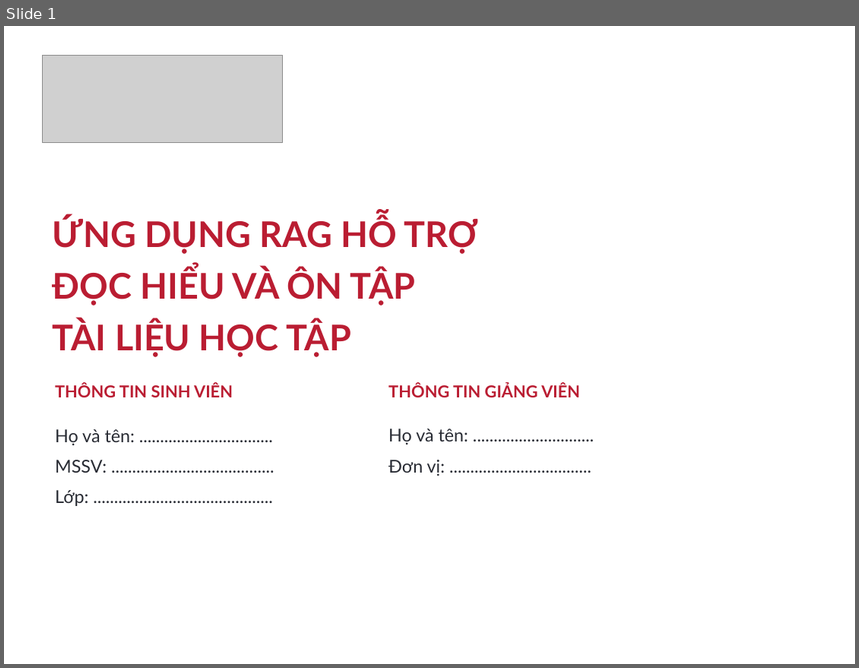
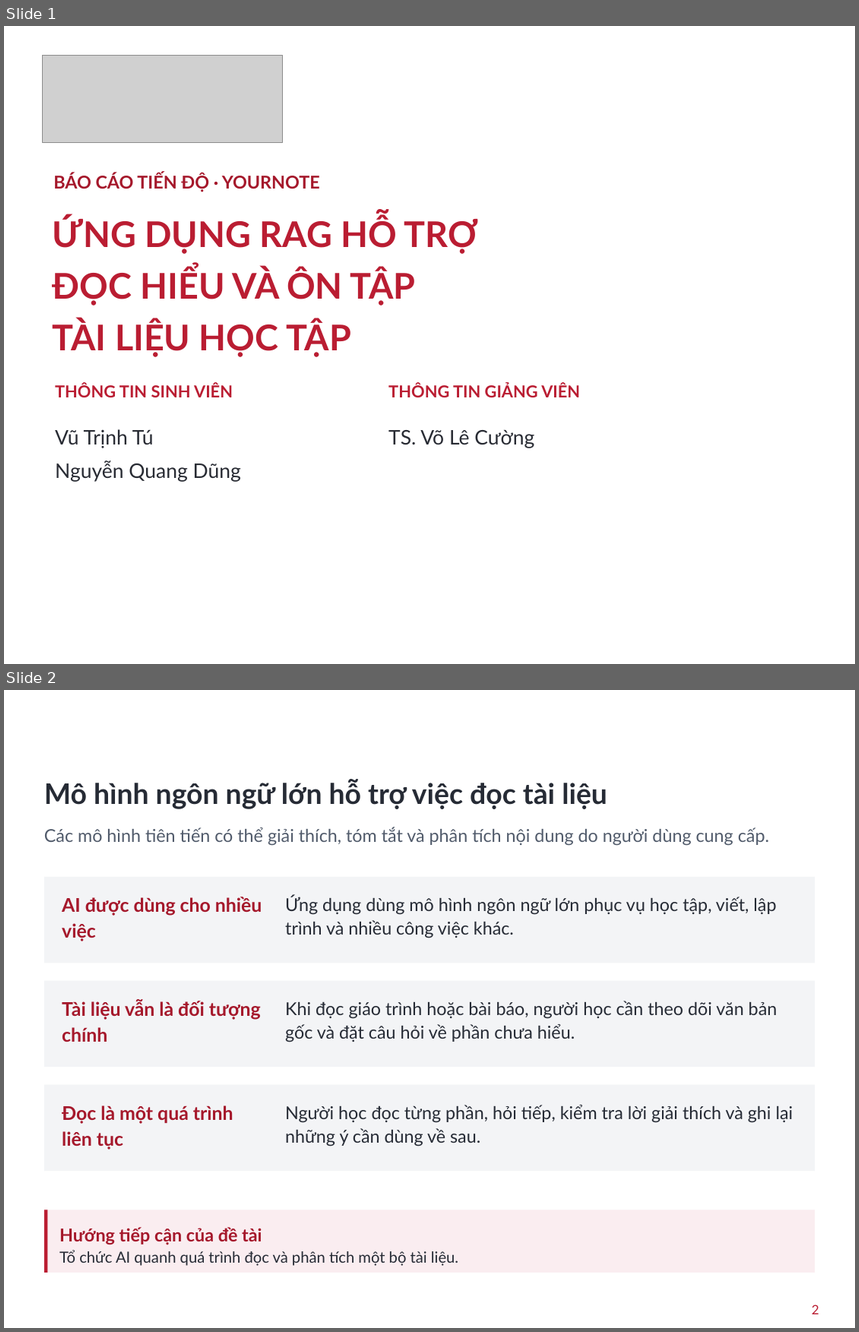
Before and after one commit to Vutu2003/yournote, a slide deck: reports/slide/Research_Notebook_HUST.pptx. Shown one above the other, each under a label of ours: slide 1 before the commit, slides 1 and 2 after it. The pictures are 859x668 and 859x1332 pixels, drawn with LibreOffice and Linux fonts; fonts in the diff are those of the drawing; grey boxes stand for pictures; background and template pictures are left out. Boxes give left, top, right and bottom in pixels: in the first picture for what was removed or moved away, otherwise in the second. Text is boxed around its words. In the diff, an @@ line names an element or a change of style, - is before the commit and + after.

```diff
--- a/reports/slide/Research_Notebook_HUST.pptx
+++ b/reports/slide/Research_Notebook_HUST.pptx
@@ slide 2 added at box(4, 690, 855, 1328), background picture (left out) @@
@@ text added at box(34, 702, 821, 736), 24 pt, text #FFFFFF, bold @@
+BỐI CẢNH
@@ text added at box(44, 780, 607, 809), 24 pt, text #262B35, bold @@
+Mô hình ngôn ngữ lớn hỗ trợ việc đọc tài liệu
@@ text added at box(44, 827, 769, 846), 15 pt, text #515B6B @@
+Các mô hình tiên tiến có thể giải thích, tóm tắt và phân tích nội dung do người dùng cung cấp.
@@ rectangle added at box(44, 876, 815, 962), fill #F3F4F6 @@
@@ text added at box(62, 897, 262, 942), 16 pt, text #A5182B, bold @@
+AI được dùng cho nhiều việc
@@ text added at box(285, 895, 776, 939), 15 pt, text #262B35 @@
+Ứng dụng dùng mô hình ngôn ngữ lớn phục vụ học tập, viết, lập trình và nhiều công việc khác.
@@ rectangle added at box(44, 981, 815, 1067), fill #F3F4F6 @@
@@ text added at box(62, 1000, 261, 1042), 16 pt, text #A5182B, bold @@
+Tài liệu vẫn là đối tượng chính
@@ text added at box(285, 1001, 778, 1043), 15 pt, text #262B35 @@
+Khi đọc giáo trình hoặc bài báo, người học cần theo dõi văn bản gốc và đặt câu hỏi về phần chưa hiểu.
@@ rectangle added at box(44, 1085, 815, 1171), fill #F3F4F6 @@
@@ text added at box(62, 1106, 234, 1149), 16 pt, text #A5182B, bold @@
+Đọc là một quá trình liên tục
@@ text added at box(285, 1105, 794, 1147), 15 pt, text #262B35 @@
+Người học đọc từng phần, hỏi tiếp, kiểm tra lời giải thích và ghi lại những ý cần dùng về sau.
@@ rectangle added at box(44, 1210, 815, 1273), fill #FAEDF0 @@
@@ rectangle added at box(44, 1210, 47, 1273), fill #BA1D32 @@
@@ text added at box(59, 1227, 262, 1246), 15 pt, text #A5182B, bold @@
+Hướng tiếp cận của đề tài
@@ text added at box(59, 1250, 458, 1266), 13 pt, text #262B35 @@
+Tổ chức AI quanh quá trình đọc và phân tích một bộ tài liệu.
@@ text added at box(812, 1305, 819, 1315), 11 pt, text #BA1D32 @@
+2
@@ slide 1 changed as well @@
@@ text added at box(53, 173, 320, 192), 15 pt, text #A5182B, bold @@
+BÁO CÁO TIẾN ĐỘ · YOURNOTE
@@ text at box(55, 430, 241, 482): text changed; size 15 to 17 pt @@
-Họ và tên: ................................
-MSSV: .......................................
-Lớp: ...........................................
+Vũ Trịnh Tú
+Nguyễn Quang Dũng
@@ text at box(389, 430, 534, 449): text changed; size 15 to 17 pt @@
-Họ và tên: .............................
-Đơn vị: ..................................
+TS. Võ Lê Cường
```
Also in this commit, not shown: 15 other slides added, 8 slides removed, 41 other files.
